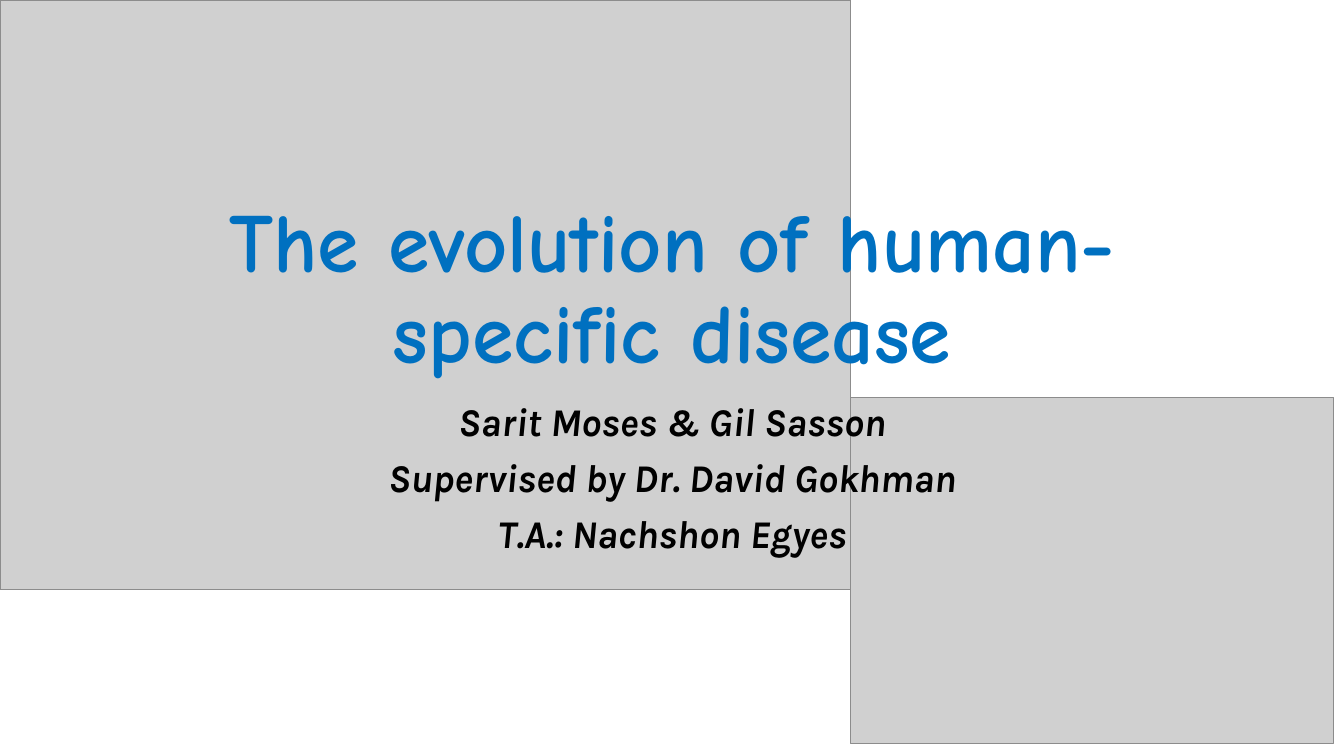
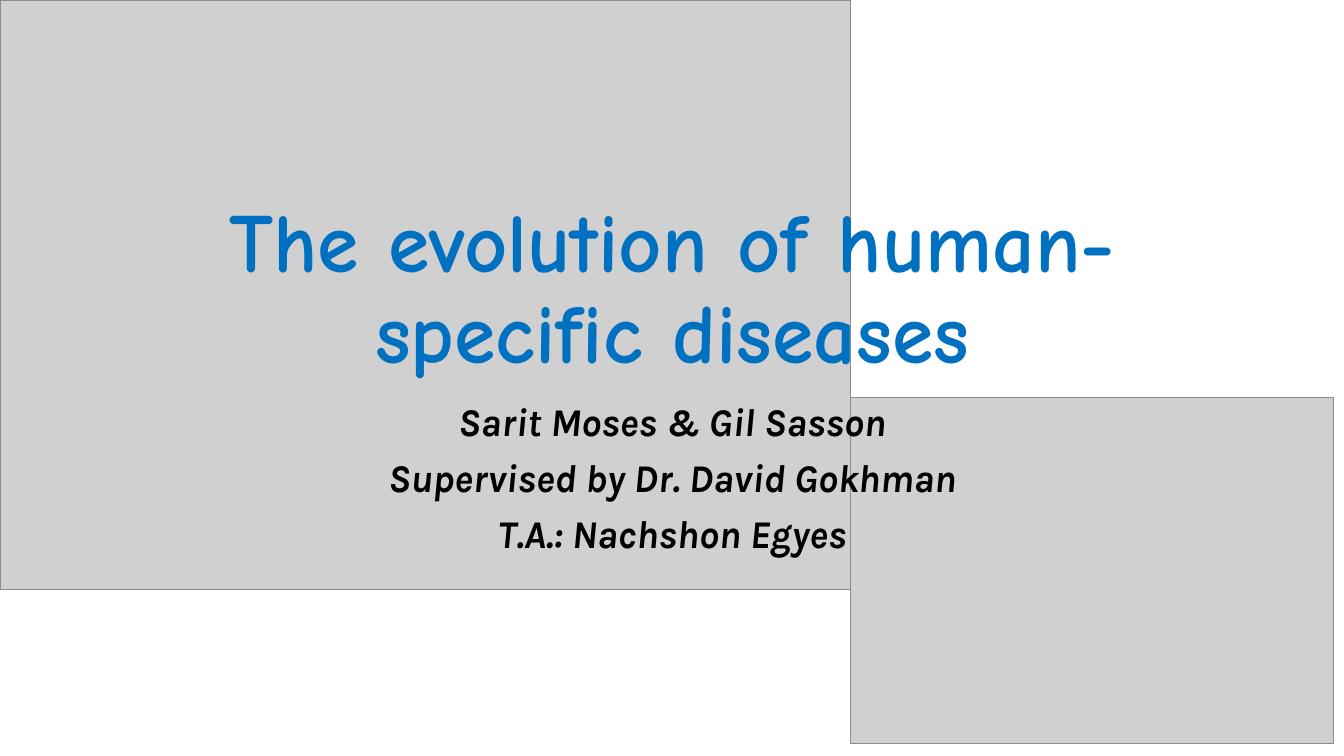
Before and after one commit to GilSasson1/DS_Project_WIS, a slide deck: slide 1 of presentation.pptx. Drawn at 1344x756 pixels with LibreOffice and Linux fonts; fonts in the diff are those of the drawing; grey boxes stand for pictures. Boxes give left, top, right and bottom in pixels: in the first picture for what was removed or moved away, otherwise in the second. Text is boxed around its words. In the diff, an @@ line names an element or a change of style, - is before the commit and + after.

```diff
--- a/presentation.pptx
+++ b/presentation.pptx
@@ title at (x1=229, y1=200, x2=1115, y2=390): text changed @@
-The evolution of human-specific disease
+The evolution of human-specific diseases
```
Also in this commit, not shown: 8 other slides changed, 1 other file.
